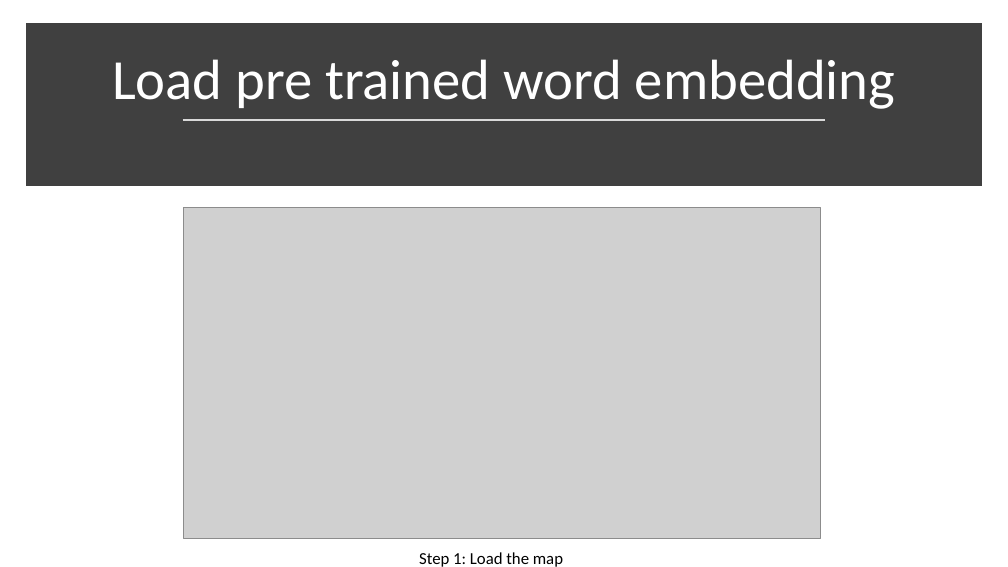
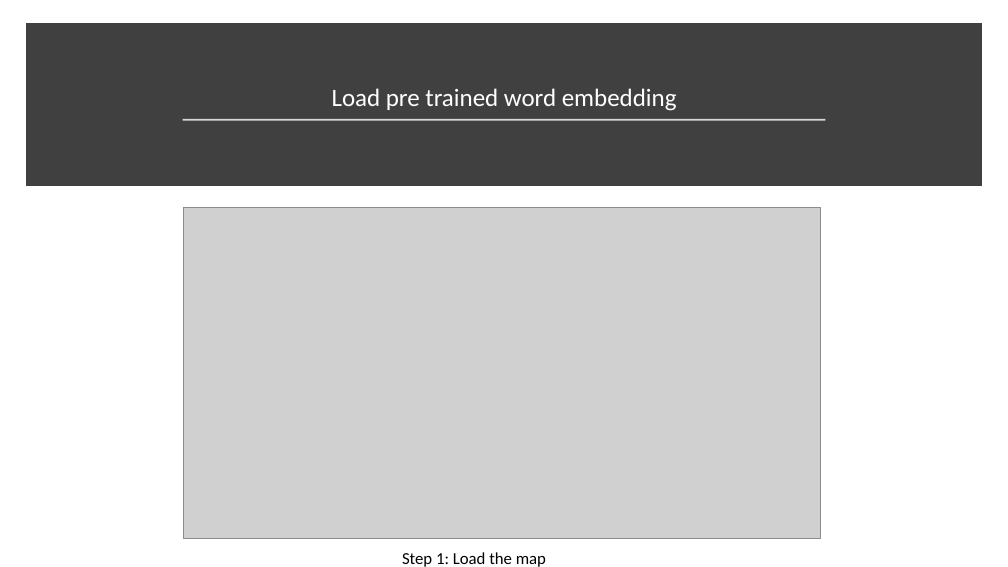
Before and after one commit to ravikg/deep-learning-nlp-kaggle-toxic-comment, a slide deck: slide 25 of ppt/workshop.pptx (slide 23 before the commit). Drawn at 1008x567 pixels with LibreOffice and Linux fonts; fonts in the diff are those of the drawing; grey boxes stand for pictures. Boxes give left, top, right and bottom in pixels: in the first picture for what was removed or moved away, otherwise in the second. Text is boxed around its words. In the diff, an @@ line names an element or a change of style, - is before the commit and + after.

```diff
--- a/ppt/workshop.pptx
+++ b/ppt/workshop.pptx
@@ rectangle at (31, 29, 977, 181): outline #404040 10 pt to #404040 10.01 pt @@
@@ text "Load pre trained word embedding" at (332, 88, 677, 111): size 54 to 23.8 pt @@
@@ text "Step 1: Load the map": place and size @@
-text "Step 1: Load the map" at (419, 552, 563, 567)
+text "Step 1: Load the map" at (402, 552, 546, 567)
```
Also in this commit, not shown: 51 other slides changed, 2 slides added, 3 other files.
